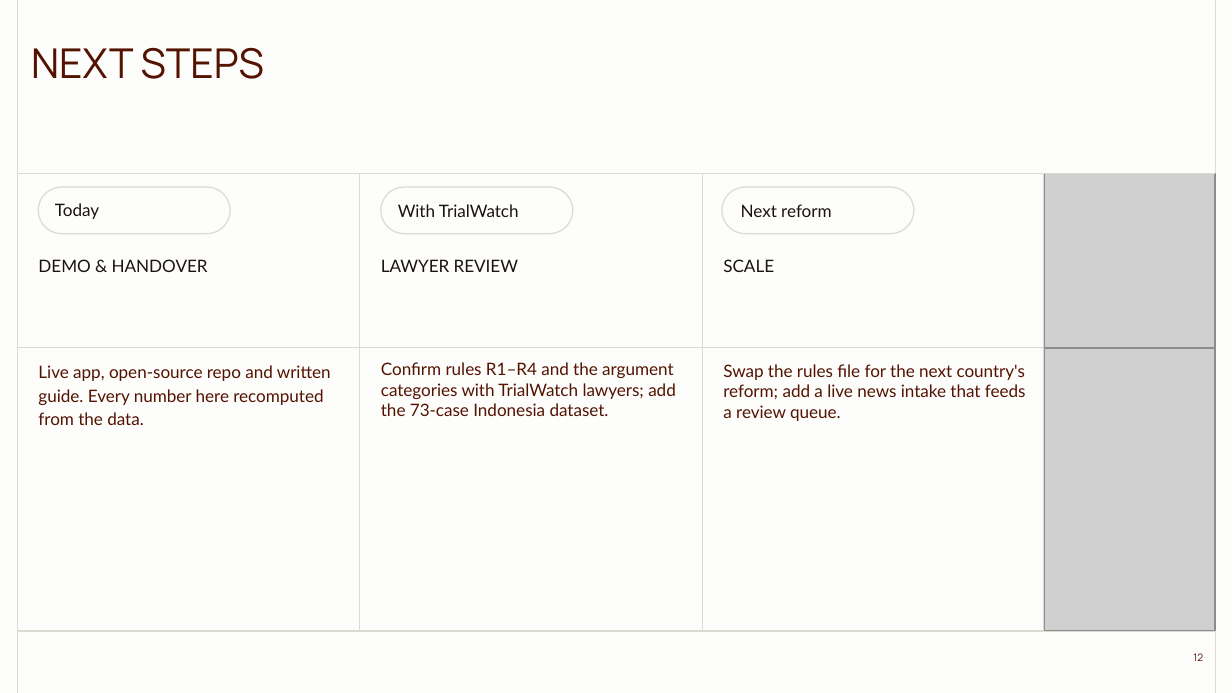
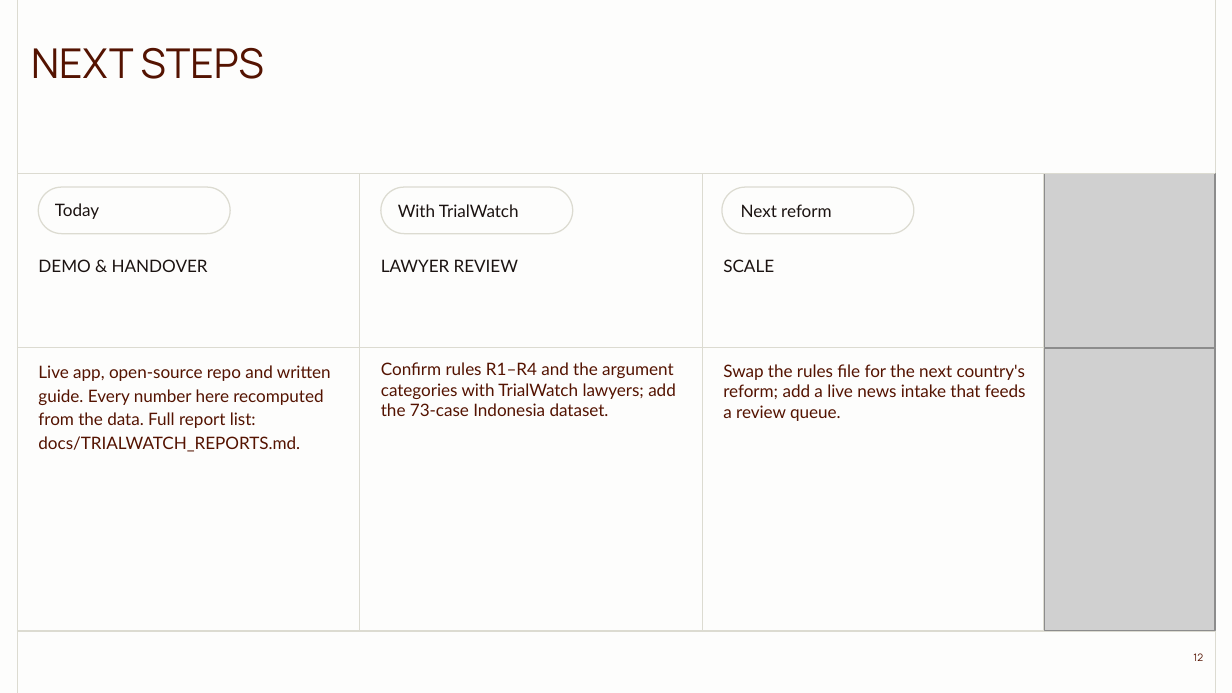
Before and after one commit to valentinasilva8/fairtrial-ai-hackathon, a slide deck: slide 12 of pitch/Precedent_and_Practice.pptx. Drawn at 1232x693 pixels with LibreOffice and Linux fonts; fonts in the diff are those of the drawing; grey boxes stand for pictures; background and template pictures are left out. Boxes give left, top, right and bottom in pixels: in the first picture for what was removed or moved away, otherwise in the second. Text is boxed around its words. In the diff, an @@ line names an element or a change of style, - is before the commit and + after.

```diff
--- a/pitch/Precedent_and_Practice.pptx
+++ b/pitch/Precedent_and_Practice.pptx
@@ text at [38, 365, 331, 452]: text changed @@
-Live app, open-source repo and written guide. Every number here recomputed from the data.
+Live app, open-source repo and written guide. Every number here recomputed from the data. Full report list: docs/TRIALWATCH_REPORTS.md.
```
Also in this commit, not shown: 2 other files.
